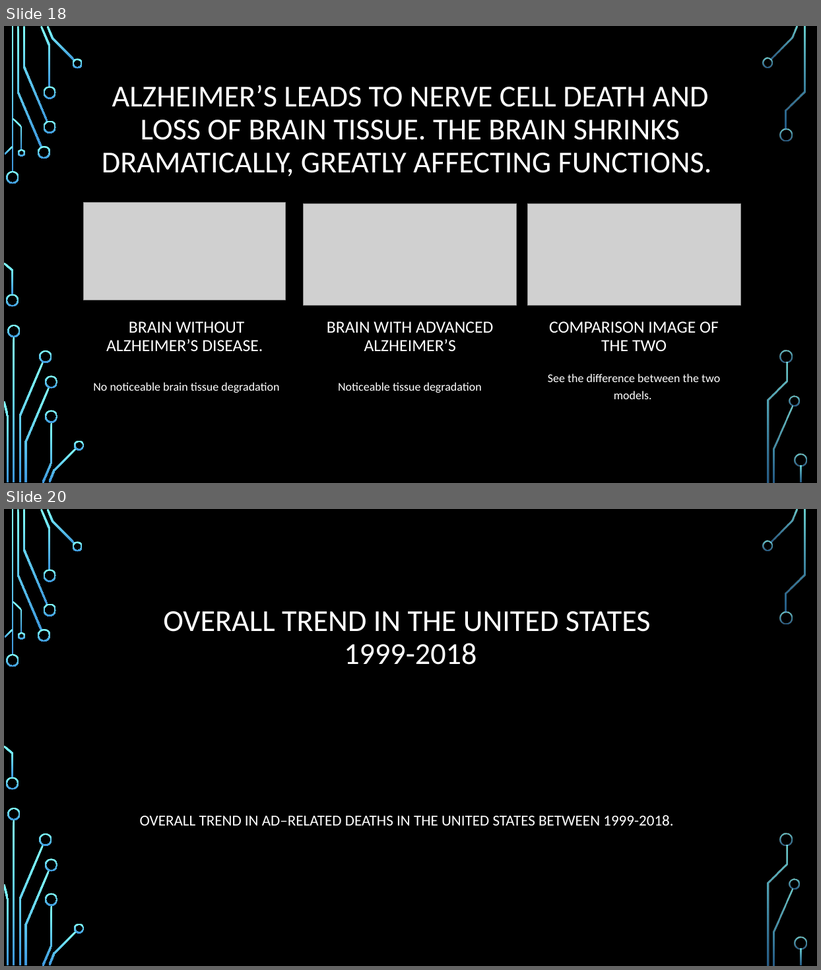
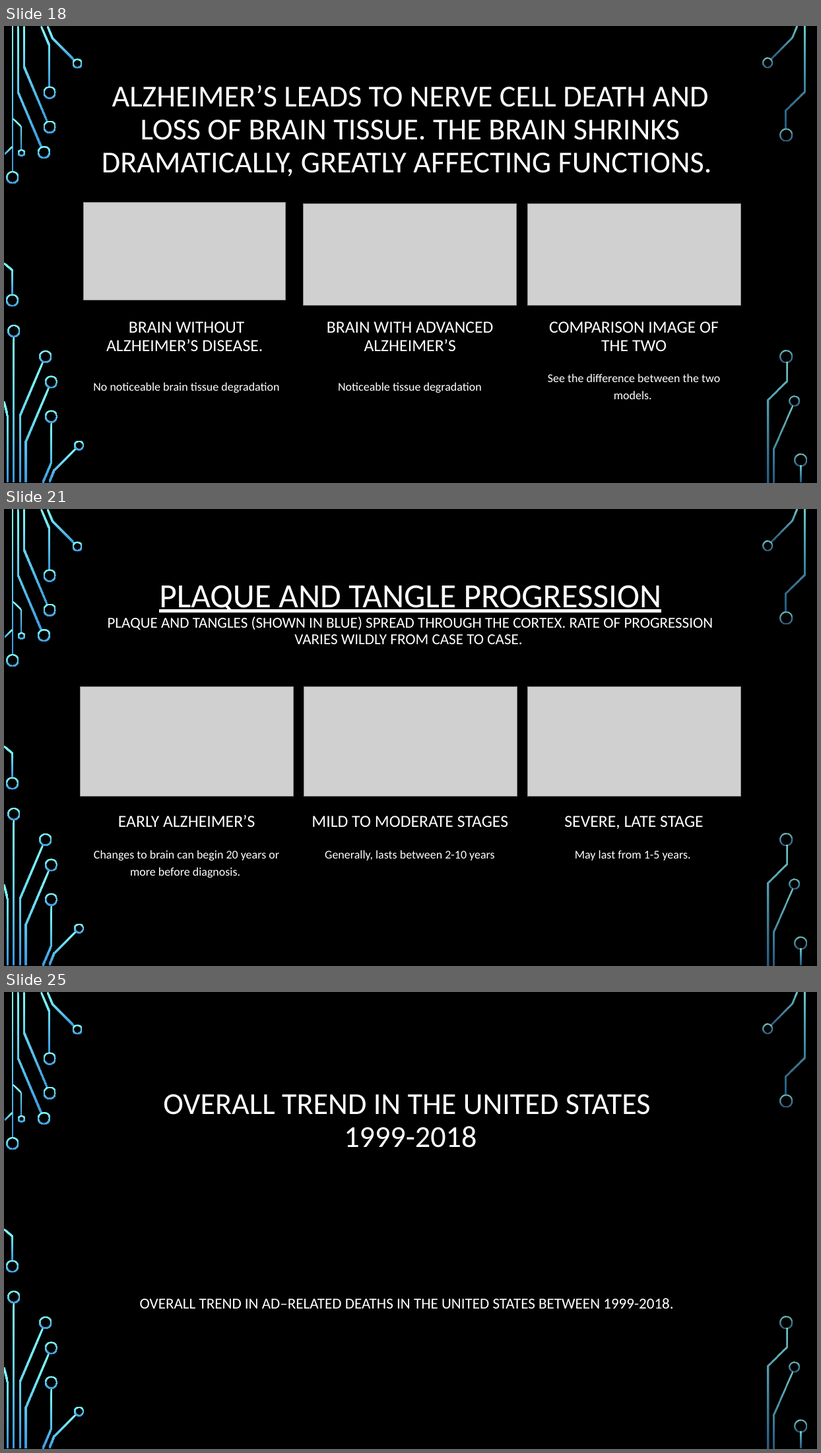
Before and after one commit to MrBardot/Trends-in-Alzheimers-Disease-Fatalities-in-the-United-States-and-Tennessee-from-1999-2018.-, a slide deck: Presentation/Alzheimer’s Disease Trends in the United States.pptx. Shown one above the other, each under a label of ours: slides 18 and 20 before the commit, slides 18, 21 and 25 after it; the slides between them are not shown. The pictures are 821x970 and 821x1453 pixels, drawn with LibreOffice and Linux fonts; fonts in the diff are those of the drawing; grey boxes stand for pictures; background and template pictures are left out. Boxes give left, top, right and bottom in pixels: in the first picture for what was removed or moved away, otherwise in the second. Text is boxed around its words. In the diff, an @@ line names an element or a change of style, - is before the commit and + after.

Commit message:
added final brain damage slides

```diff
--- a/Presentation/Alzheimer’s Disease Trends in the United States.pptx
+++ b/Presentation/Alzheimer’s Disease Trends in the United States.pptx
@@ slide 21 added at [4, 509, 817, 966], background picture (left out); not listed: 36 template elements that a slide beside it also shows @@
@@ title added at [108, 585, 714, 644], 18 pt, text #FFFFFF @@
+PLAQUE AND TANGLE PROGRESSION
+PLAQUE AND TANGLES (SHOWN IN BLUE) SPREAD THROUGH THE CORTEX. RATE OF PROGRESSION VARIES WILDLY FROM CASE TO CASE.
@@ picture added at [81, 687, 293, 797] @@
@@ picture added at [304, 687, 517, 797] @@
@@ picture added at [528, 687, 741, 797] @@
@@ text added at [118, 815, 255, 827], 20 pt, text #FFFFFF @@
+EARLY ALZHEIMER’S
@@ text added at [312, 816, 508, 827], 20 pt, text #FFFFFF @@
+MILD TO MODERATE STAGES
@@ text added at [564, 816, 704, 829], 20 pt, text #FFFFFF @@
+SEVERE, LATE STAGE
@@ text added at [94, 850, 279, 878], 14 pt, text #FFFFFF @@
+Changes to brain can begin 20 years or more before diagnosis.
@@ text added at [325, 850, 494, 861], 14 pt, text #FFFFFF @@
+Generally, lasts between 2-10 years
@@ text added at [575, 850, 691, 861], 14 pt, text #FFFFFF @@
+May last from 1-5 years.
@@ what was slide 20 is now slide 25 @@
```
Also in this commit, not shown: 2 slides changed, 5 other slides added, 1 slide removed.
